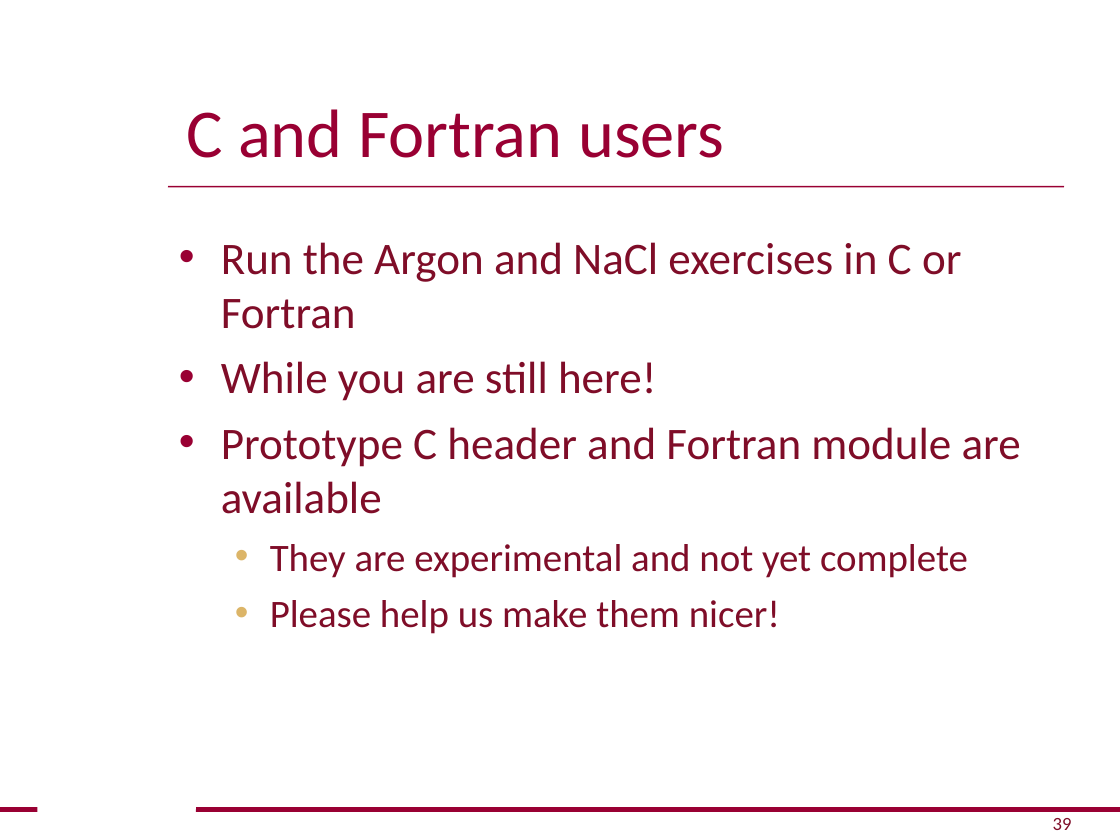
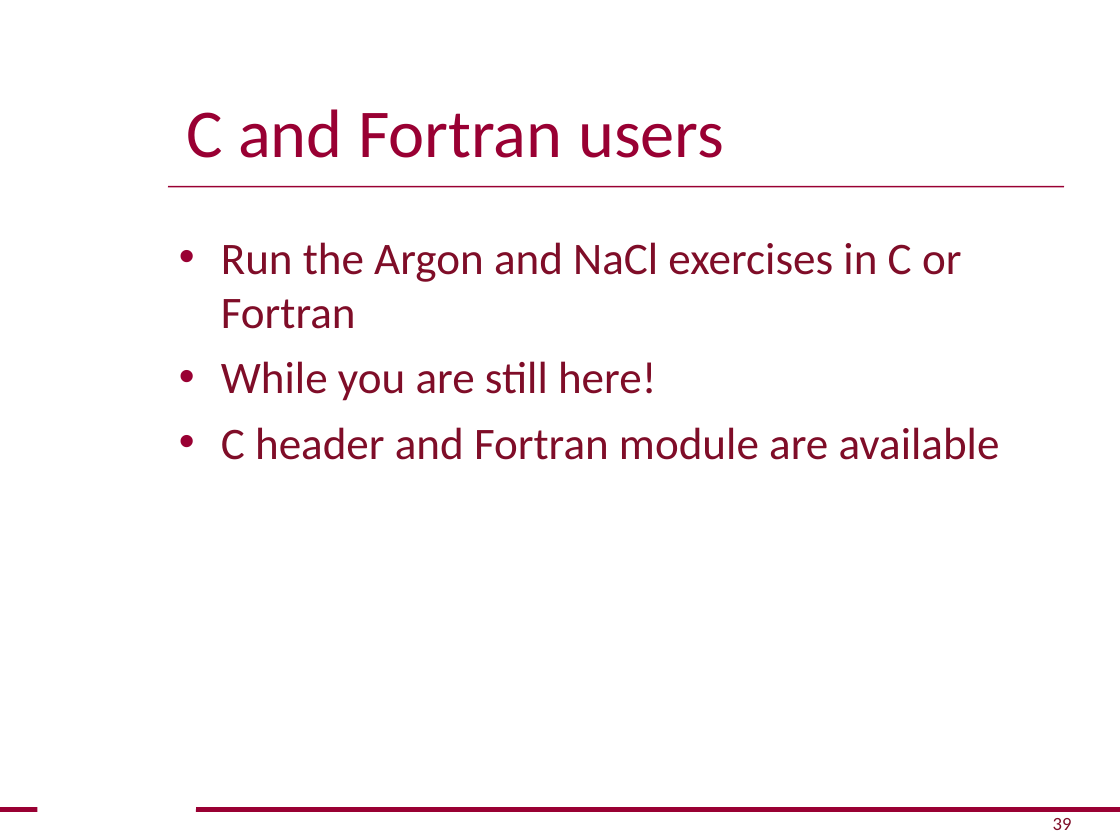
Before and after one commit to openmm/openmm, a slide deck: slide 39 of examples/HelloOpenMM.ppt. Drawn at 1120x840 pixels with LibreOffice and Linux fonts; fonts in the diff are those of the drawing; background and template pictures are left out. Boxes give left, top, right and bottom in pixels: in the first picture for what was removed or moved away, otherwise in the second. Text is boxed around its words. In the diff, an @@ line names an element or a change of style, - is before the commit and + after.

```diff
--- a/examples/HelloOpenMM.ppt
+++ b/examples/HelloOpenMM.ppt
@@ text at (221,427,1000,460): text changed; size 25 to 29 pt @@
-• Prototype C header and Fortran module are available
-  • They are experimental and not yet complete
-  • Please help us make them nicer!
+• C header and Fortran module are available
```
Also in this commit, not shown: 3 other slides changed, 1 other file.
